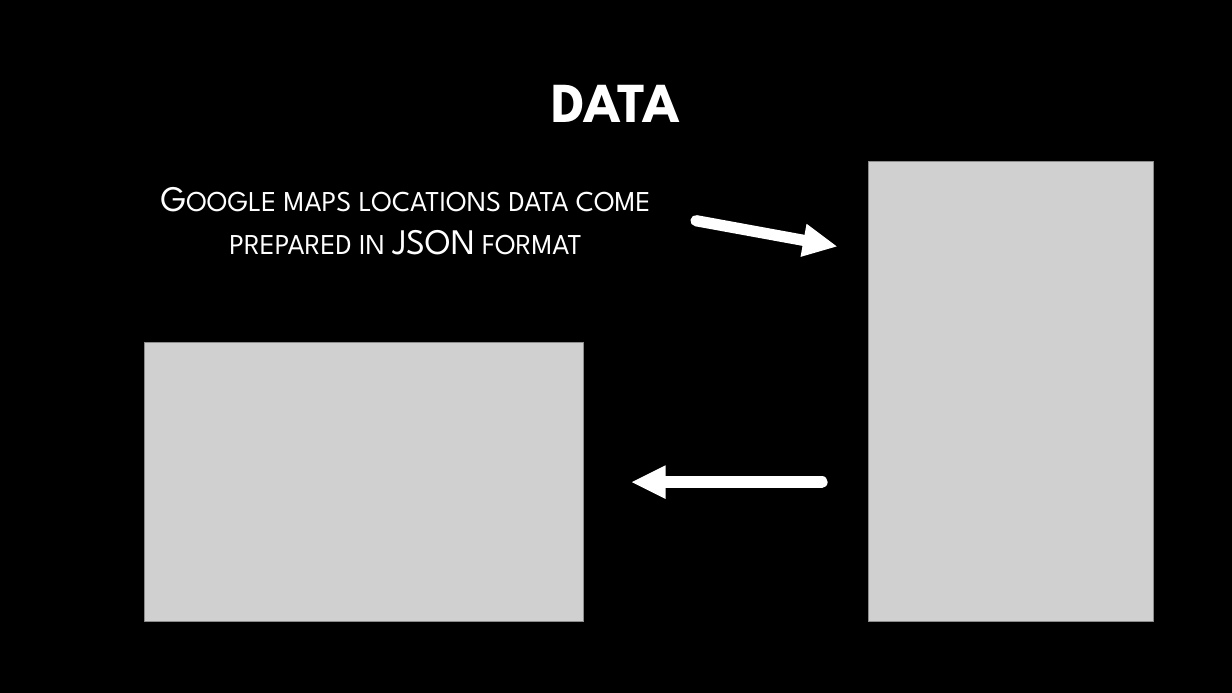
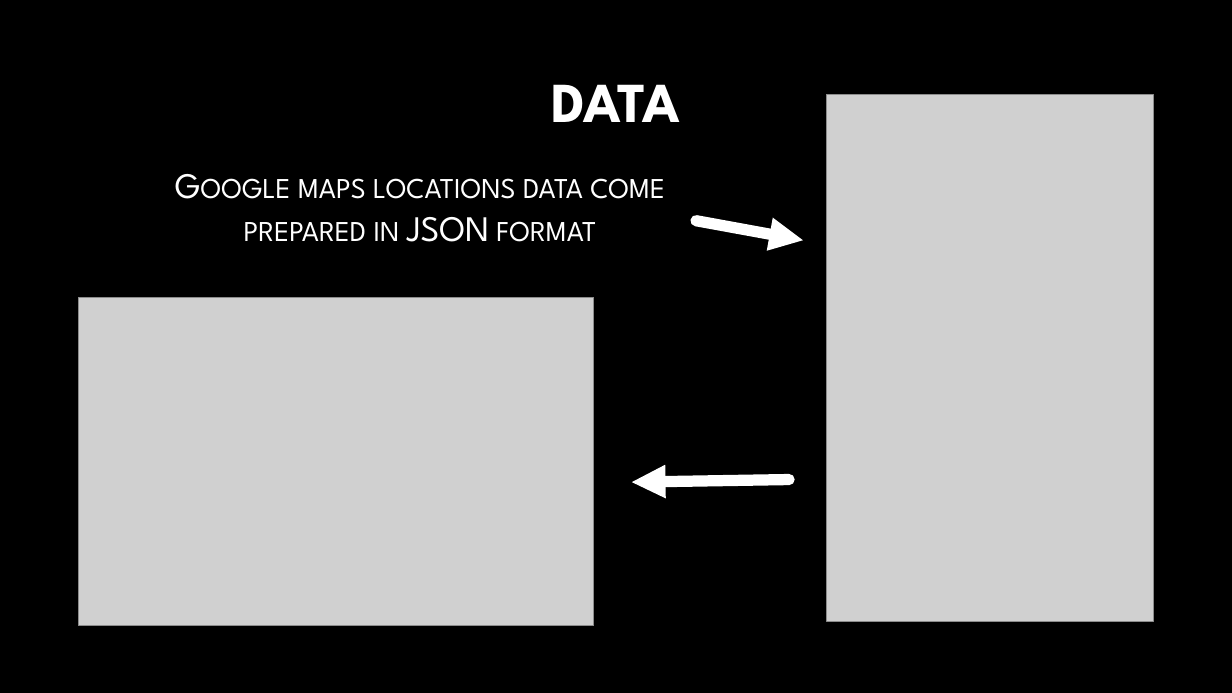
Before and after one commit to aaronk313/dsi, a slide deck: slide 7 of capstone-aaronkim.pptx. Drawn at 1232x693 pixels with LibreOffice and Linux fonts; fonts in the diff are those of the drawing; grey boxes stand for pictures; background and template pictures are left out. Boxes give left, top, right and bottom in pixels: in the first picture for what was removed or moved away, otherwise in the second. Text is boxed around its words. In the diff, an @@ line names an element or a change of style, - is before the commit and + after.

```diff
--- a/capstone-aaronkim.pptx
+++ b/capstone-aaronkim.pptx
@@ picture: place and size @@
-picture at box(869, 161, 1154, 622)
+picture at box(827, 94, 1153, 622)
@@ text "Google maps locations data come ...": place and size @@
-text "Google maps locations data come ..." at box(229, 191, 651, 255)
+text "Google maps locations data come ..." at box(244, 178, 665, 242)
@@ arrow moved from (696, 221) - (837, 247) to (696, 221) - (803, 240) @@
@@ picture: place and size @@
-picture at box(145, 343, 584, 622)
+picture at box(79, 298, 594, 626)
@@ arrow moved from (823, 482) - (632, 482) to (789, 480) - (632, 482) @@
```
Also in this commit, not shown: 11 other slides changed, 4 other files.
